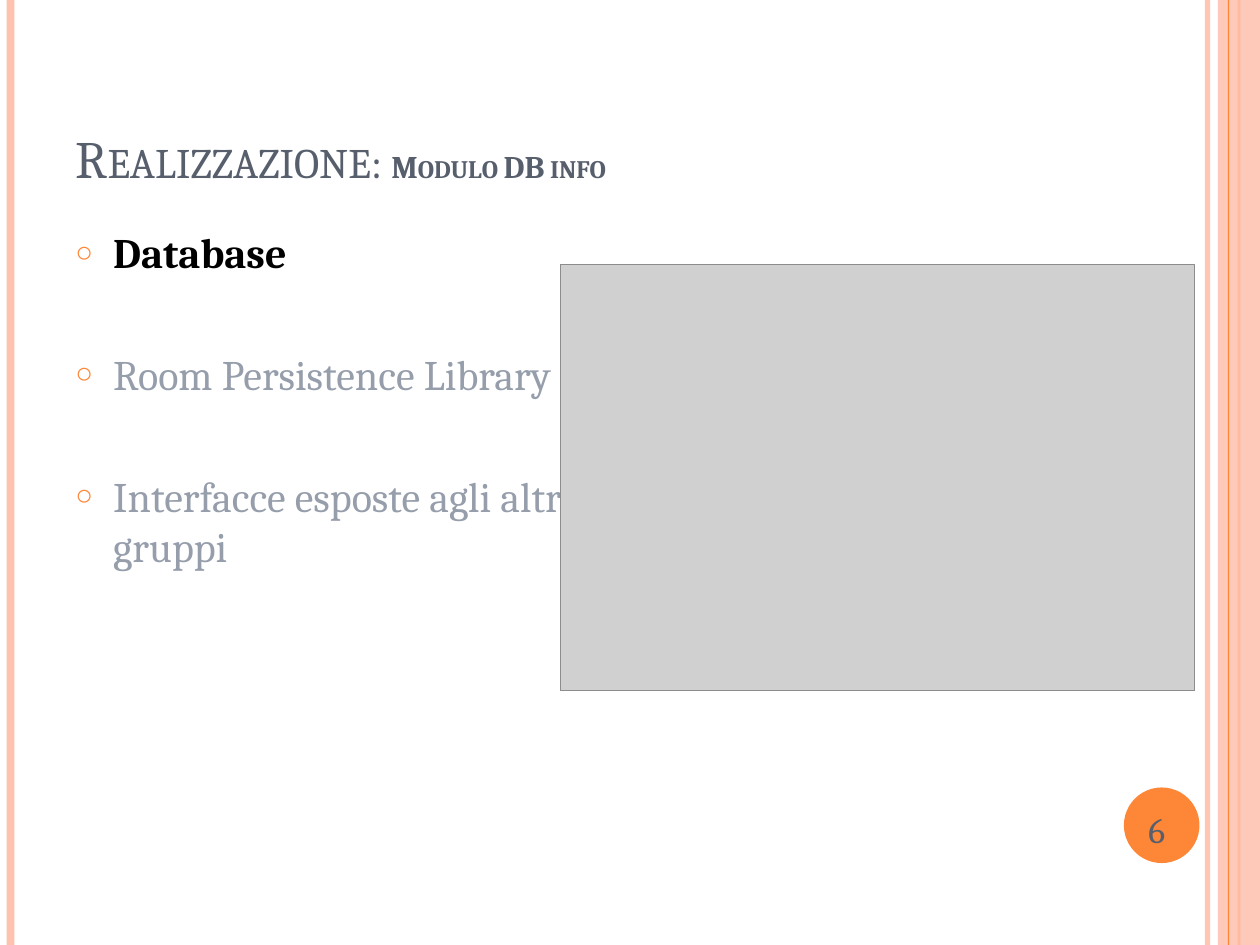
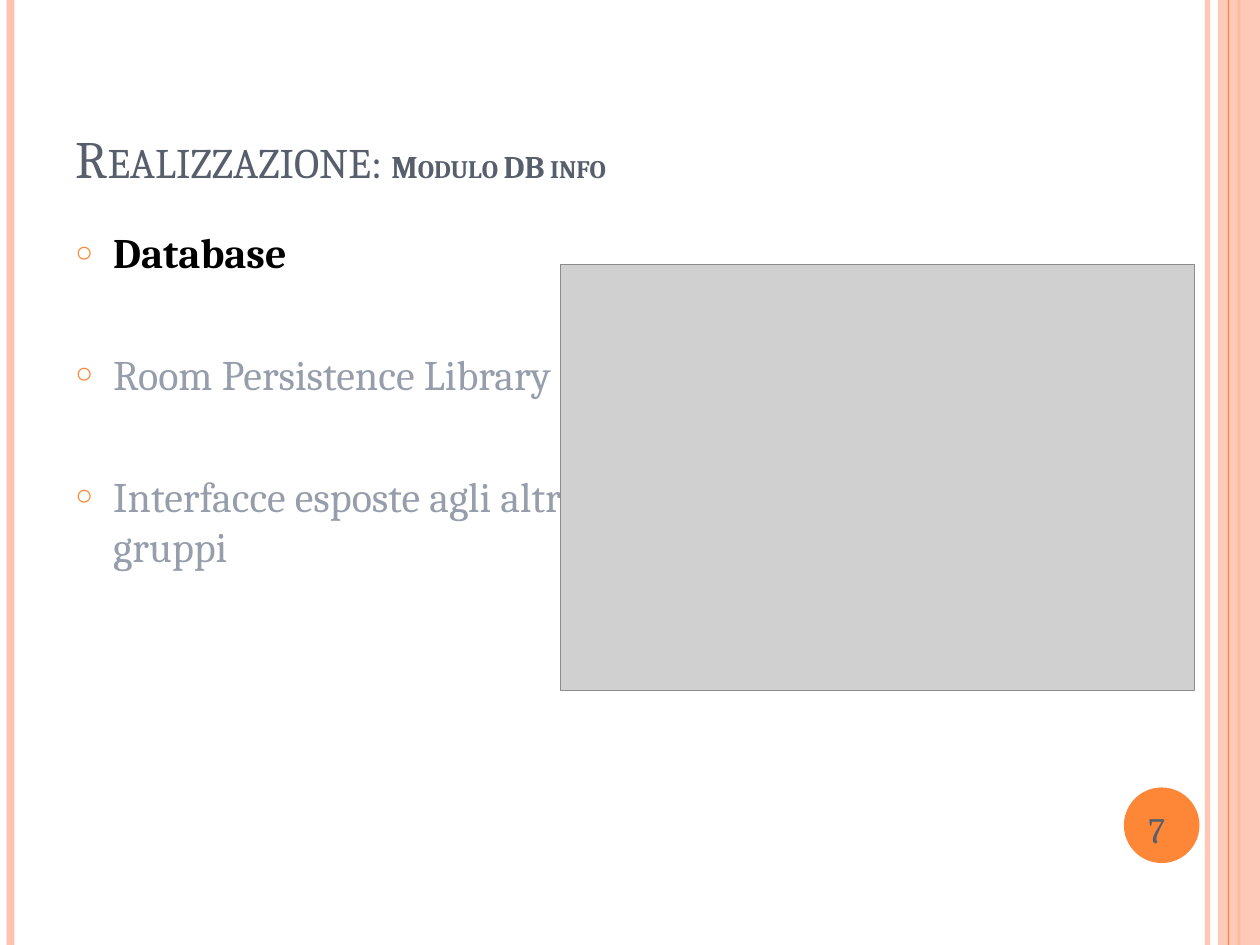
Before and after one commit to StepEla/ingegneria-software, a slide deck: slide 8 of PrototipoCompleto.pptx (slide 7 before the commit). Drawn at 1260x945 pixels with LibreOffice and Linux fonts; fonts in the diff are those of the drawing; grey boxes stand for pictures. Boxes give left, top, right and bottom in pixels: in the first picture for what was removed or moved away, otherwise in the second. Text is boxed around its words. In the diff, an @@ line names an element or a change of style, - is before the commit and + after.

```diff
--- a/PrototipoCompleto.pptx
+++ b/PrototipoCompleto.pptx
@@ text at <box>1148,819,1165,843</box>: text changed @@
-6
+7
```
Also in this commit, not shown: 4 other slides changed, 1 slide added.
